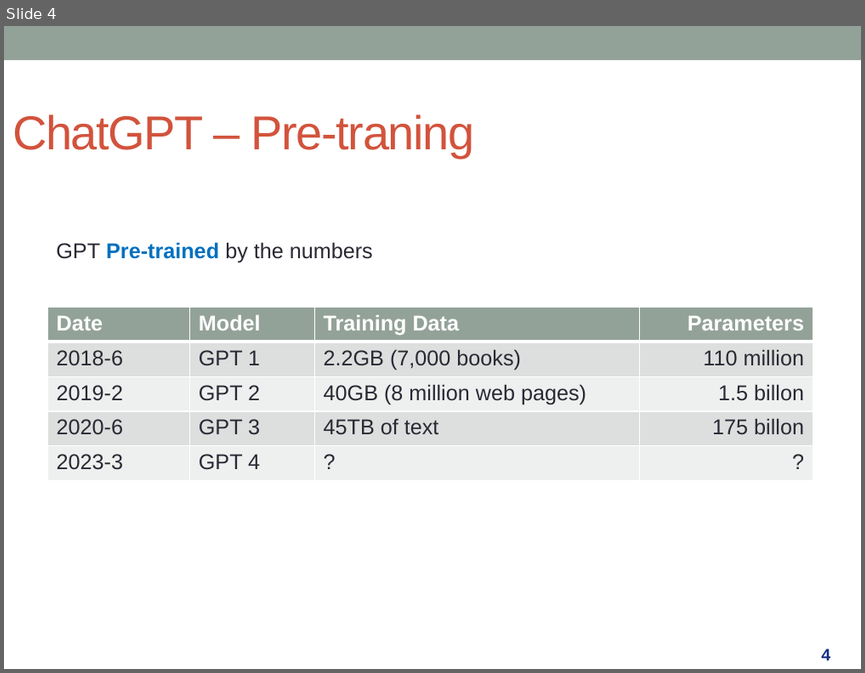
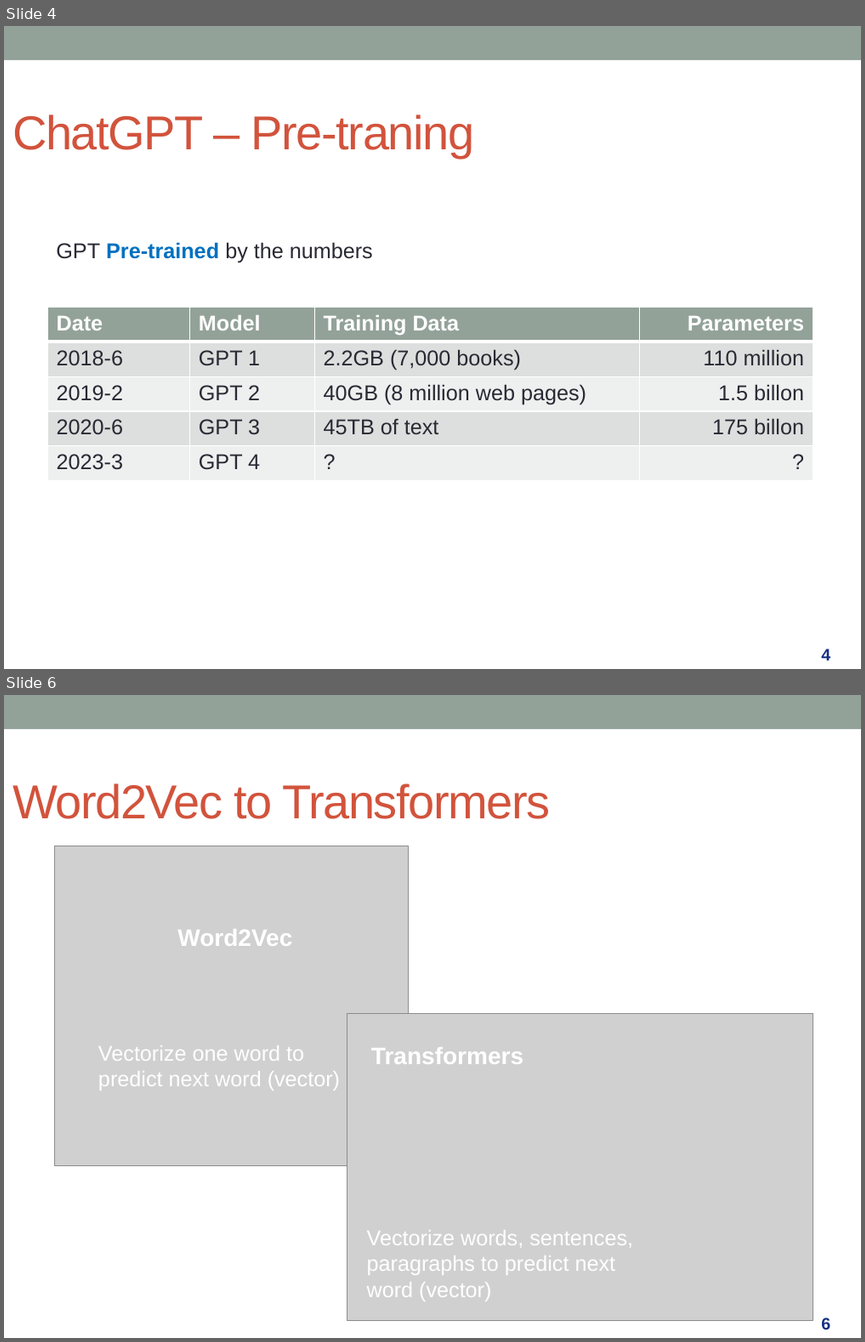
Before and after one commit to kenwkliu/ideas, a slide deck: slides/GenAI.pptx. Shown one above the other, each under a label of ours: slide 4 before the commit, slides 4 and 6 after it; the slides between them are not shown. The pictures are 865x673 and 865x1342 pixels, drawn with LibreOffice and Linux fonts; fonts in the diff are those of the drawing; grey boxes stand for pictures. Boxes give left, top, right and bottom in pixels: in the first picture for what was removed or moved away, otherwise in the second. Text is boxed around its words. In the diff, an @@ line names an element or a change of style, - is before the commit and + after.

```diff
--- a/slides/GenAI.pptx
+++ b/slides/GenAI.pptx
@@ slide 6 added at (4, 695, 861, 1338), background #FFFFFF; not listed: 1 template element that a slide beside it also shows @@
@@ title added at (12, 783, 550, 819), 40 pt, text #D2533C @@
+Word2Vec to Transformers
@@ picture added at (54, 845, 409, 1165) @@
@@ text added at (177, 929, 292, 946), 20 pt, text #FFFFFF, bold @@
+Word2Vec
@@ picture added at (347, 1013, 812, 1320) @@
@@ text added at (98, 1045, 340, 1090), 18 pt, text #FFFFFF @@
+Vectorize one word to predict next word (vector)
@@ text added at (371, 1047, 523, 1064), 20 pt, text #FFFFFF, bold @@
+Transformers
@@ text added at (367, 1230, 633, 1301), 18 pt, text #FFFFFF @@
+Vectorize words, sentences, paragraphs to predict next word (vector)
@@ page number added at (821, 1317, 830, 1329), 14 pt, text #152E82, bold @@
+6
```
Also in this commit, not shown: 6 slides changed, 3 other slides added, 1 slide removed.
